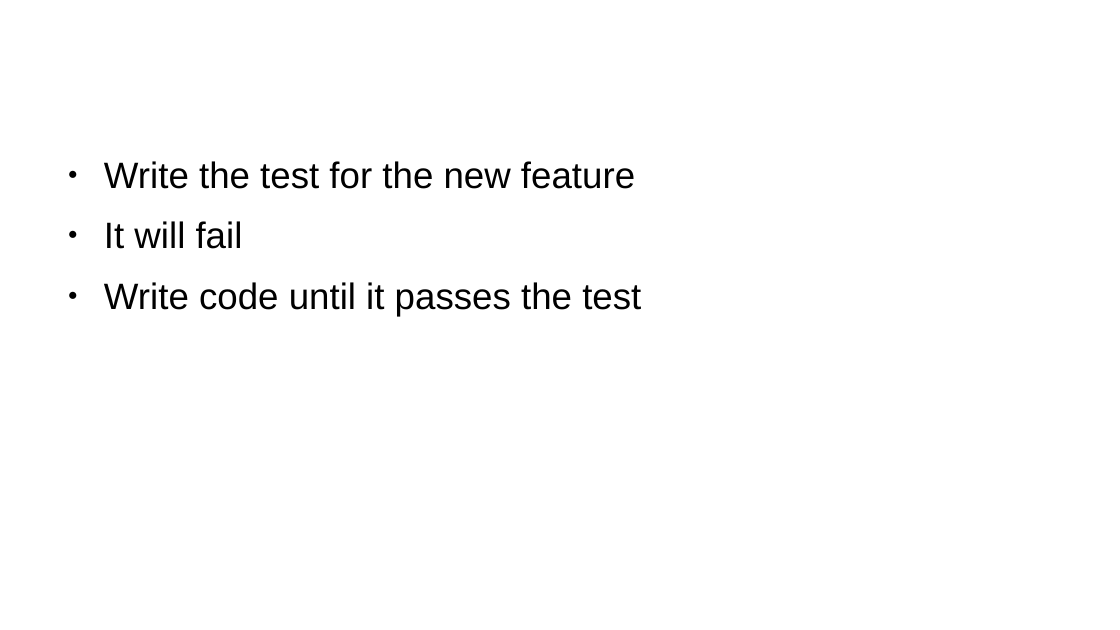
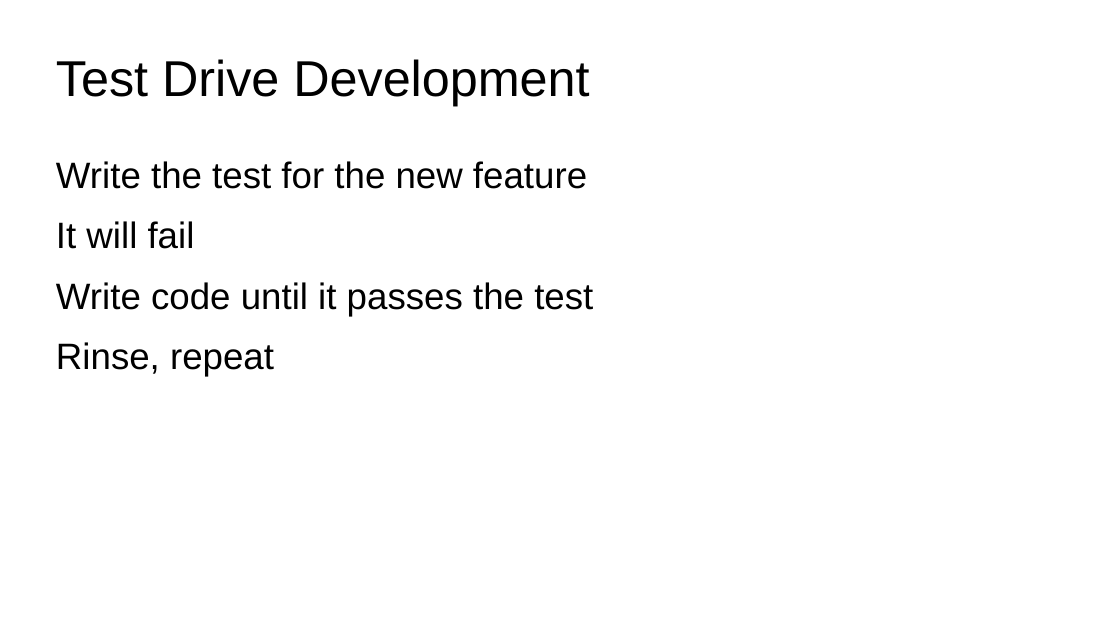
Before and after one commit to russoz/aklpug-testing-python-code, a slide deck: slide 11 of aklpug-testing-python.odp. Drawn at 1120x630 pixels with LibreOffice and Linux fonts; fonts in the diff are those of the drawing; background and template pictures are left out. Boxes give left, top, right and bottom in pixels: in the first picture for what was removed or moved away, otherwise in the second. Text is boxed around its words. In the diff, an @@ line names an element or a change of style, - is before the commit and + after.

```diff
--- a/aklpug-testing-python.odp
+++ b/aklpug-testing-python.odp
@@ title "Test Drive Development" at [56, 59, 589, 106]: text colour #FFFFFF to #000000 @@
@@ text at [56, 161, 593, 316]: bullet ● to none @@
@@ text at [56, 342, 274, 376]: paragraph added @@
+Rinse, repeat
```
Also in this commit, not shown: 7 other slides changed, 6 slides added, 4 slides removed, 4 other files.
